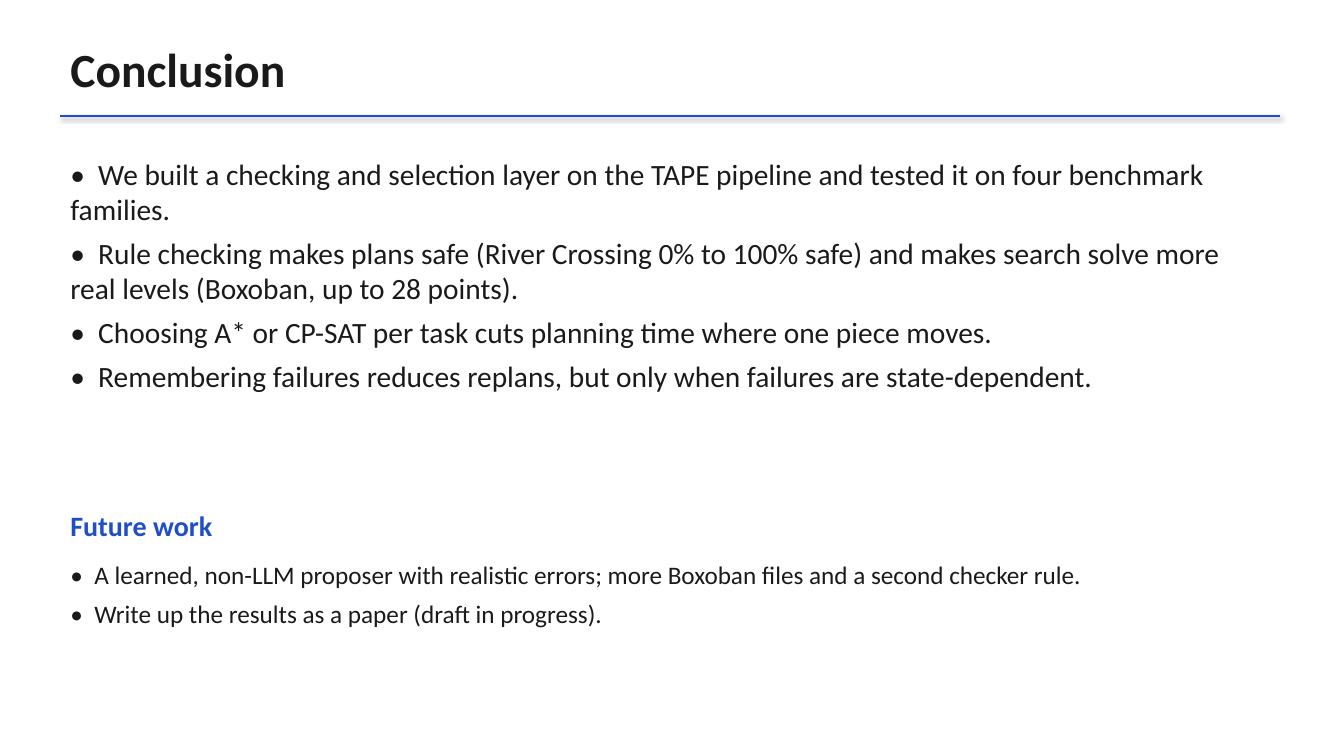
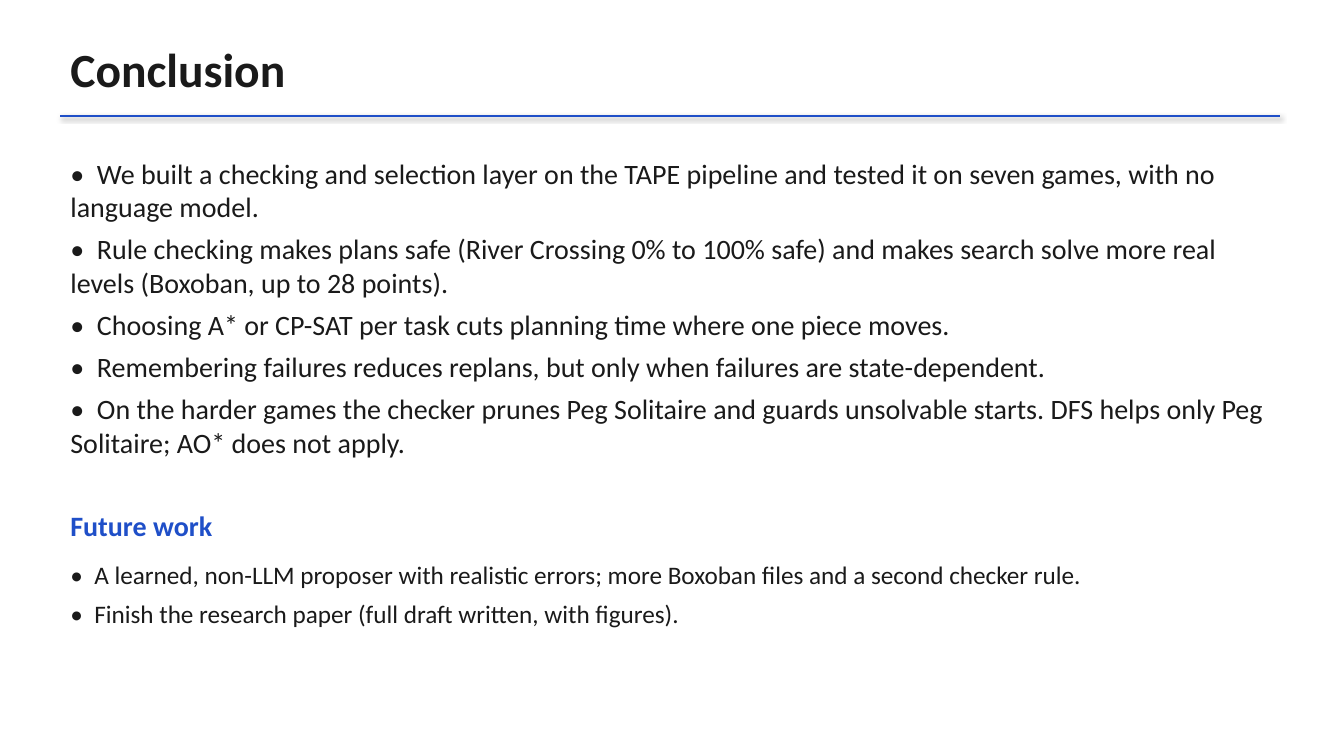
Before and after one commit to Harsh-v69/MachineLearningCP, a slide deck: slide 16 of docs/CP_Project_Review.pptx (slide 13 before the commit). Drawn at 1344x756 pixels with LibreOffice and Linux fonts; fonts in the diff are those of the drawing. Boxes give left, top, right and bottom in pixels: in the first picture for what was removed or moved away, otherwise in the second. Text is boxed around its words. In the diff, an @@ line names an element or a change of style, - is before the commit and + after.

```diff
--- a/docs/CP_Project_Review.pptx
+++ b/docs/CP_Project_Review.pptx
@@ text at [70, 164, 1215, 222]: text changed; size 21 to 20 pt @@
-• We built a checking and selection layer on the TAPE pipeline and tested it on four benchmark families.
+• We built a checking and selection layer on the TAPE pipeline and tested it on seven games, with no language model.
@@ text at [70, 239, 1216, 382]: size 21 to 20 pt in "• Rule checking makes plans safe (River ...", "• Choosing A* or CP-SAT per task ...", "• Remembering failures reduces replans, but only ..." @@
@@ text at [70, 399, 1263, 458]: paragraph added @@
+• On the harder games the checker prunes Peg Solitaire and guards unsolvable starts. DFS helps only Peg Solitaire; AO* does not apply.
@@ text at [94, 604, 678, 628]: text changed @@
-• Write up the results as a paper (draft in progress).
+• Finish the research paper (full draft written, with figures).
```
Also in this commit, not shown: 5 other slides changed, 3 slides added, 12 other files.
